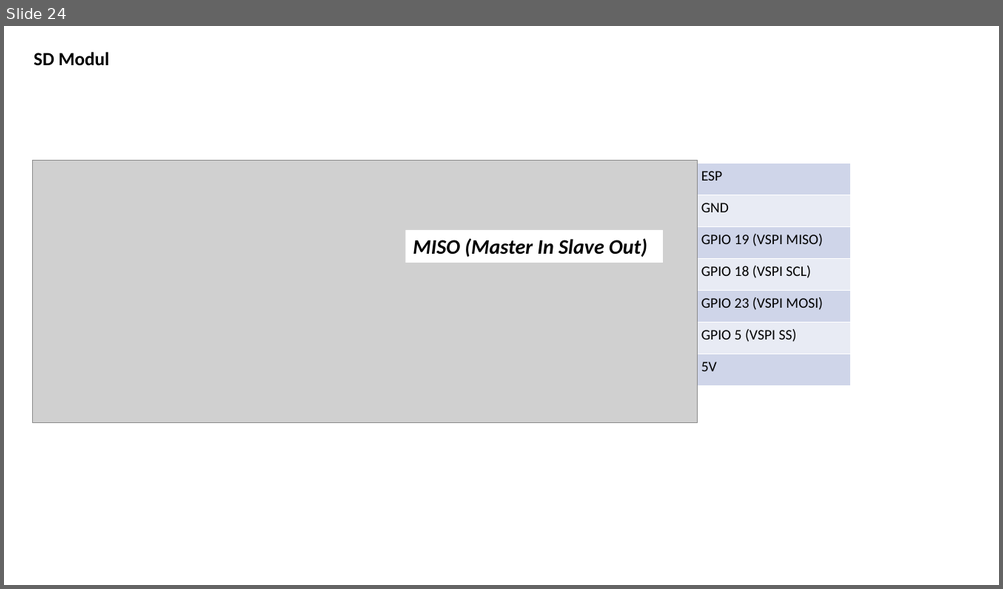
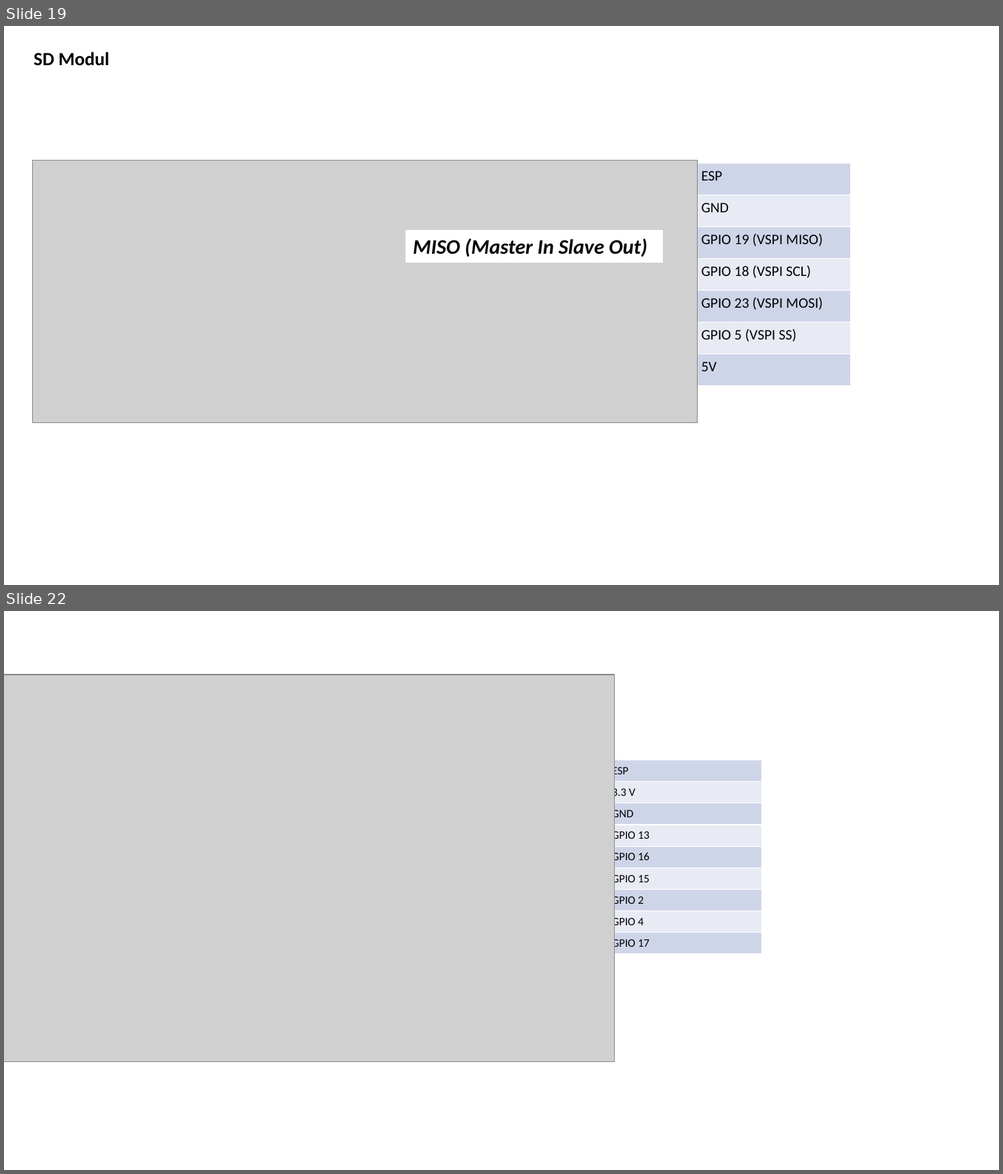
Before and after one commit to jeskes/activityboard, a slide deck: Activityboard.pptx. Shown one above the other, each under a label of ours: slide 24 before the commit, slides 19 and 22 after it; the slides between them are not shown. The pictures are 1003x589 and 1003x1174 pixels, drawn with LibreOffice and Linux fonts; fonts in the diff are those of the drawing; grey boxes stand for pictures. Boxes give left, top, right and bottom in pixels: in the first picture for what was removed or moved away, otherwise in the second. Text is boxed around its words. In the diff, an @@ line names an element or a change of style, - is before the commit and + after.

```diff
--- a/Activityboard.pptx
+++ b/Activityboard.pptx
@@ slide 22 added at [4,611,999,1170], background #FFFFFF @@
@@ picture added at [4,675,614,1062] @@
@@ table added at [605,760,762,954], 9 rows, 1 columns @@
+ESP
+3.3 V
+GND
+GPIO 13
+GPIO 16
+GPIO 15
+GPIO 2
+GPIO 4
+GPIO 17
@@ what was slide 24 is now slide 19 @@
```
Also in this commit, not shown: 8 slides changed, 3 other slides added, 58 other files.
